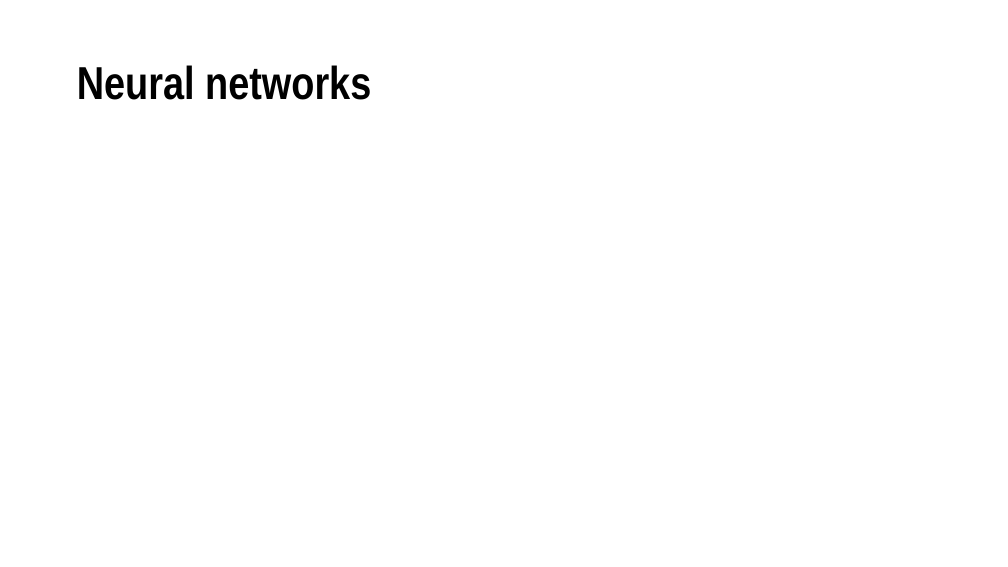
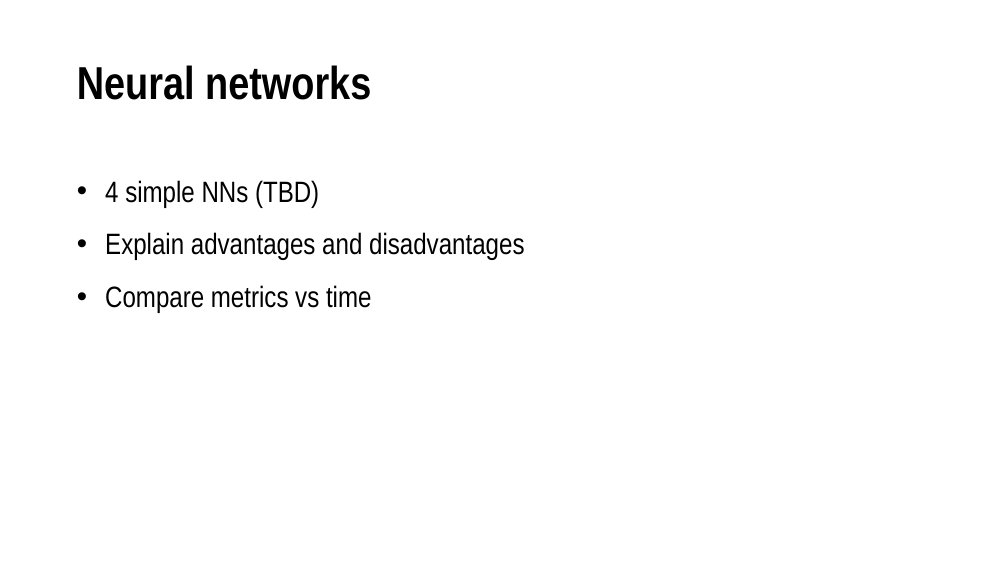
Before and after one commit to OleksiyAnokhin/MSCA-31009-Machine-Learning-Predictive-Analytics-Team-Project, a slide deck: slide 17 of Presentation/The REAL Moneyball.pptx (slide 15 before the commit). Drawn at 1008x567 pixels with LibreOffice and Linux fonts; fonts in the diff are those of the drawing. Boxes give left, top, right and bottom in pixels: in the first picture for what was removed or moved away, otherwise in the second. Text is boxed around its words. In the diff, an @@ line names an element or a change of style, - is before the commit and + after.

```diff
--- a/Presentation/The REAL Moneyball.pptx
+++ b/Presentation/The REAL Moneyball.pptx
@@ text added at box(105, 180, 524, 313), 28 pt, text #000000 @@
+• 4 simple NNs (TBD)
+• Explain advantages and disadvantages
+• Compare metrics vs time
```
Also in this commit, not shown: 3 other slides changed, 2 slides added, 1 other file.
